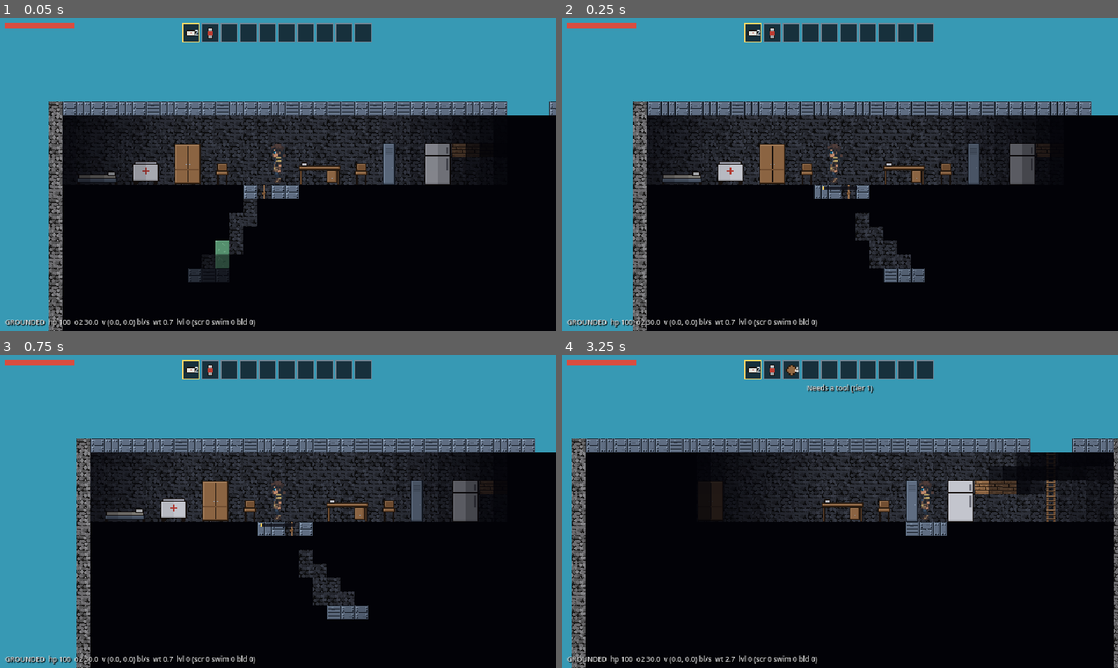
Above: before the commit, frames 1-4 (two rows, left to right).
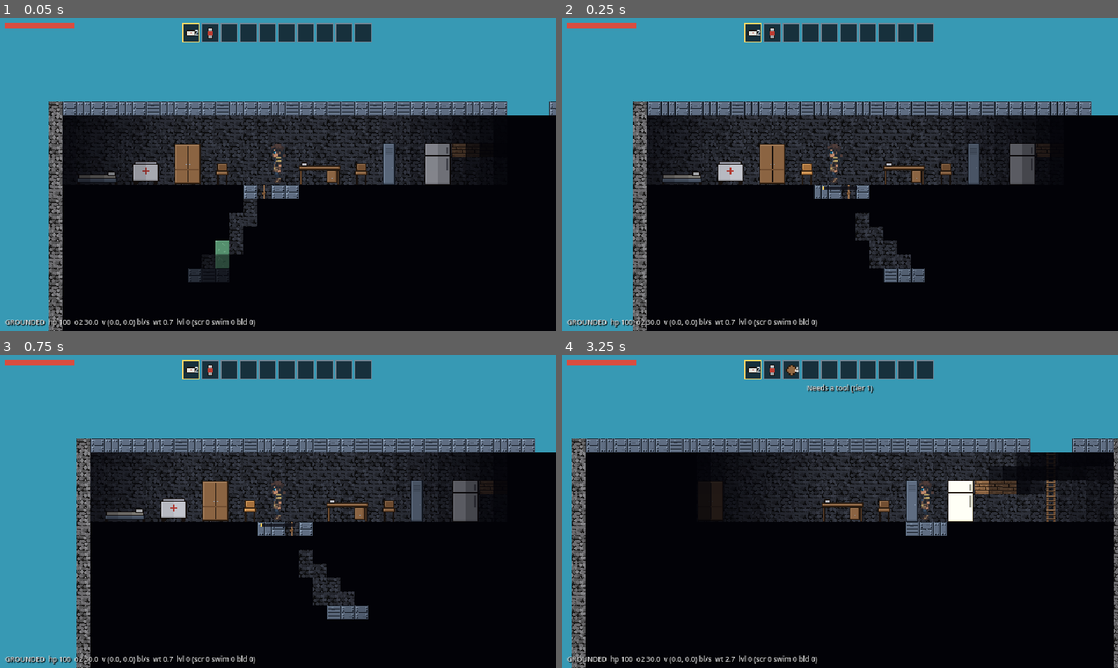
Above: after the commit, the same moments.

Repository: wilbur6689/SunkenCity
Game: Godot game, scene res://scenes/test/m1_smoke.tscn
Same seed, same stepped clock (60 frames per second), same inputs: the game is played once before the commit and once after it. This scene is started directly instead of the project's main scene.
Inputs (mouse positions are in pixels of both pictures, inside the frame that each line leads up to):
- Up to frame 1 (0.05 s): no input
- Up to frame 2 (0.25 s): no input
- Up to frame 3 (0.75 s): move the mouse to (250, 574) at 0.52 s; press the mouse at (250, 574) at 0.53 s; hold D (move_right) from 0.53 s (still down); tap E (interact) at 0.6 s
- Up to frame 4 (3.25 s): tap Space (jump) at 0.77, 2 s; release D (move_right) at 1.25 s; release the mouse at (812, 574) at 1.25 s; tap Enter at 1.25, 2.75 s; drag from (1006, 558) to (812, 574) at 1.27 s; move the mouse to (673, 464) at 2.02 s; hold A (move_left) 2.03-2.75 s; hold C (crouch) 2.03-2.75 s; click (673, 464) at 2.3 s; drag from (867, 511) to (673, 464) at 2.77 s

Frame 1 is identical in both runs. In frame 2, less than 0.1% of the frame differs, in the area x 43-45%, y 46-50%; in frame 3, less than 0.1%; in frame 4, 0.5%, in the area x 69-74%, y 40-54%.

Commit message:
Hover glow on interactables; storage opens beside the inventory screen
- Objects that respond to E (chests, cabinets, breakers, doors,
  stations, pumps, furniture) glow softly via self_modulate while the
  mouse is over them in reach (independent of door/power modulate)
- Opening a storage unit now shows the Inventory screen with the unit's
  own 4x5 grid in a STORAGE panel replacing the stats panel, plus quick
  stack; the separate Chest tab is gone

Co-Authored-By: Claude Fable 5 <noreply@anthropic.com>
Claude-Session: https://claude.ai/code/session_01GxDZSizaHKPW71DMqToXjC

Diff:
--- a/scripts/objects/world_object.gd
+++ b/scripts/objects/world_object.gd
@@ -73,6 +73,10 @@
 			add_child(_light)
 			set_powered(false) # wired lights start dark until a breaker feeds them
 
+## Objects that respond to E (everything except wired-in lights).
+func is_interactable() -> bool:
+	return def.kind != "light"
+
 func covered_cells() -> Array:
 	var cells := []
 	for dy in size.y:
--- a/scripts/player/interaction.gd
+++ b/scripts/player/interaction.gd
@@ -17,6 +17,7 @@
 var scrapping: WorldObject = null
 var scrap_progress: float = 0.0
 var pending_pump: WorldObject = null # E on a pump -> next use click sets its outlet
+var hovered: WorldObject = null      # interactable under the mouse (glows)
 var hit_cooldown: float = 0.0
 var message: String = ""
 var message_timer: float = 0.0
@@ -52,6 +53,7 @@
 	target_cell = World.cell_at(player.aim_position)
 	var reach := Constants.REACH_BLOCKS * Constants.BLOCK_SIZE
 	target_in_reach = player.global_position.distance_to(World.cell_center(target_cell)) <= reach
+	_update_hover()
 	_update_ghost()
 
 	if player.wants_interact:
@@ -219,6 +221,22 @@
 	scrapping = null
 	scrap_progress = 0.0
 
+## Interactables glow slightly while the mouse is over them and in reach
+## (self_modulate, so door transparency and power dimming are untouched).
+func _update_hover() -> void:
+	var new_hover: WorldObject = null
+	if target_in_reach and not player.ui_blocking():
+		var obj := World.object_at(target_cell)
+		if obj != null and obj.is_interactable():
+			new_hover = obj
+	if new_hover == hovered:
+		return
+	if hovered != null and is_instance_valid(hovered):
+		hovered.sprite.self_modulate = Color.WHITE
+	hovered = new_hover
+	if hovered != null:
+		hovered.sprite.self_modulate = Color(1.45, 1.42, 1.2)
+
 # --- Ghost preview ---
 
 func _update_ghost() -> void:
--- a/scripts/ui/inventory_ui.gd
+++ b/scripts/ui/inventory_ui.gd
@@ -35,6 +35,8 @@
 var preview: TextureRect
 var char_name: Label
 var stats_label: Label
+var stats_panel: PanelContainer
+var storage_panel: PanelContainer
 var equip_hint: Label
 var recipe_list: VBoxContainer
 var detail_box: VBoxContainer
@@ -103,7 +105,7 @@
 	tabs.position = Vector2(185, 26)
 	tabs.add_theme_constant_override("separation", 3)
 	content.add_child(tabs)
-	for name in ["inventory", "crafting", "skills", "chest"]:
+	for name in ["inventory", "crafting", "skills"]:
 		var b := Button.new()
 		b.text = name.capitalize()
 		b.custom_minimum_size = Vector2(48, 16)
@@ -111,12 +113,10 @@
 		b.pressed.connect(show_screen.bind(name))
 		tabs.add_child(b)
 		tab_buttons[name] = b
-	tab_buttons["chest"].visible = false
 
 	_build_inventory_screen()
 	_build_crafting_screen()
 	_build_skills_screen()
-	_build_chest_screen()
 
 	# Shared bag grid (wood frame) at the bottom
 	var frame := PanelContainer.new()
@@ -211,12 +211,33 @@
 		eq.add_child(b)
 		_equip_buttons[slot_name] = {"button": b, "icon": icon, "glyph": g}
 
-	# Stats (steel panel)
-	var sp := _panel(Vector2(355, 46), Vector2(100, 148), UITheme.steel_panel())
-	s.add_child(sp)
+	# Stats (steel panel; hidden while a storage unit is open)
+	stats_panel = _panel(Vector2(355, 46), Vector2(100, 148), UITheme.steel_panel())
+	s.add_child(stats_panel)
 	stats_label = UITheme.label("")
 	stats_label.autowrap_mode = TextServer.AUTOWRAP_WORD_SMART
-	sp.add_child(stats_label)
+	stats_panel.add_child(stats_label)
+
+	# Storage side panel (user request: opening storage shows the inventory
+	# screen with the unit's own inventory beside it)
+	storage_panel = _panel(Vector2(349, 34), Vector2(108, 168), UITheme.steel_panel())
+	storage_panel.visible = false
+	s.add_child(storage_panel)
+	var sv := VBoxContainer.new()
+	sv.add_theme_constant_override("separation", 2)
+	storage_panel.add_child(sv)
+	sv.add_child(UITheme.label("STORAGE", 8, Color(0.56, 0.75, 0.81)))
+	chest_grid = GridContainer.new()
+	chest_grid.columns = 4
+	chest_grid.add_theme_constant_override("h_separation", GAP)
+	chest_grid.add_theme_constant_override("v_separation", GAP)
+	sv.add_child(chest_grid)
+	var qs := Button.new()
+	qs.text = "Quick stack"
+	qs.custom_minimum_size = Vector2(0, 14)
+	UITheme.style_button(qs)
+	qs.pressed.connect(_quick_stack)
+	sv.add_child(qs)
 
 func _build_crafting_screen() -> void:
 	var s := Control.new()
@@ -319,33 +340,6 @@
 		row.add_child(bar)
 		row.add_child(UITheme.label("%.0f / %.0f xp to next" % [into, Constants.SKILL_XP_PER_LEVEL], 8, Color(0.55, 0.6, 0.68)))
 		skills_box.add_child(row)
-
-func _build_chest_screen() -> void:
-	var s := Control.new()
-	s.set_anchors_preset(Control.PRESET_FULL_RECT)
-	s.mouse_filter = Control.MOUSE_FILTER_IGNORE
-	s.visible = false
-	content.add_child(s)
-	screens["chest"] = s
-
-	var cp := _panel(Vector2(185, 46), Vector2(5 * SLOT + 4 * GAP + 8, 4 * SLOT + 3 * GAP + 8), UITheme.steel_panel())
-	s.add_child(cp)
-	chest_grid = GridContainer.new()
-	chest_grid.columns = 5
-	chest_grid.add_theme_constant_override("h_separation", GAP)
-	chest_grid.add_theme_constant_override("v_separation", GAP)
-	cp.add_child(chest_grid)
-
-	var qs := Button.new()
-	qs.text = "Quick stack"
-	qs.custom_minimum_size = Vector2(80, 18)
-	qs.position = Vector2(340, 46)
-	UITheme.style_button(qs)
-	qs.pressed.connect(_quick_stack)
-	s.add_child(qs)
-	var hint := UITheme.label("Shift+click moves\nbetween bag and chest", 8, Color(0.7, 0.78, 0.85))
-	hint.position = Vector2(340, 70)
-	s.add_child(hint)
 
 func _make_slots(target: GridContainer, inv: Inventory, which: String) -> Array:
 	for c in target.get_children():
@@ -395,7 +389,9 @@
 	open = false
 	root.visible = false
 	container = null
-	tab_buttons["chest"].visible = false
+	if storage_panel != null:
+		storage_panel.visible = false
+		stats_panel.visible = true
 	if player != null:
 		player.ui_blocks_mouse = false
 		if cursor_stack != null: # never lose a held stack on close
@@ -407,13 +403,12 @@
 func open_container(obj: WorldObject) -> void:
 	container = obj
 	open_panel()
-	tab_buttons["chest"].visible = true
 	_chest_slots = _make_slots(chest_grid, obj.storage, "chest")
-	show_screen("chest")
+	stats_panel.visible = false
+	storage_panel.visible = true
+	show_screen("inventory")
 
 func show_screen(name: String) -> void:
-	if name == "chest" and container == null:
-		name = "inventory"
 	screen = name
 	for k in screens.keys():
 		screens[k].visible = (k == name)
